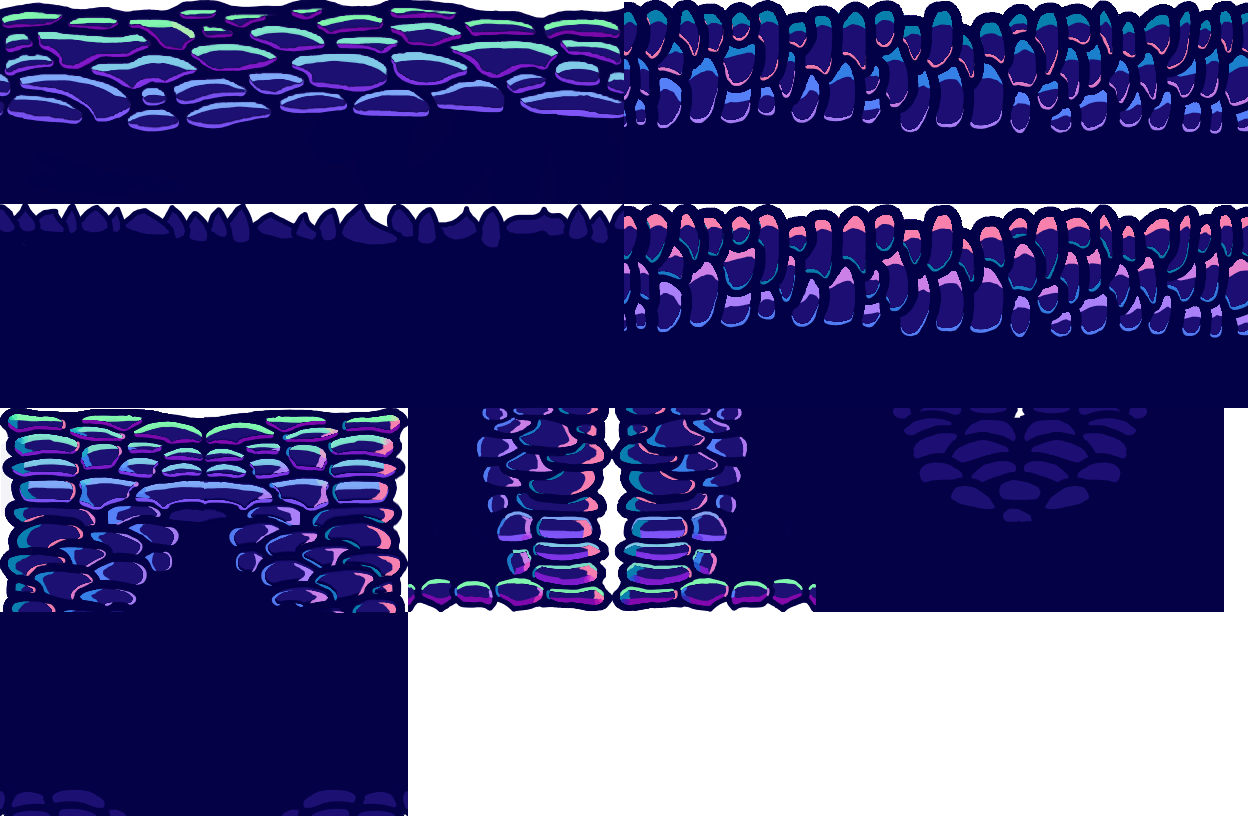
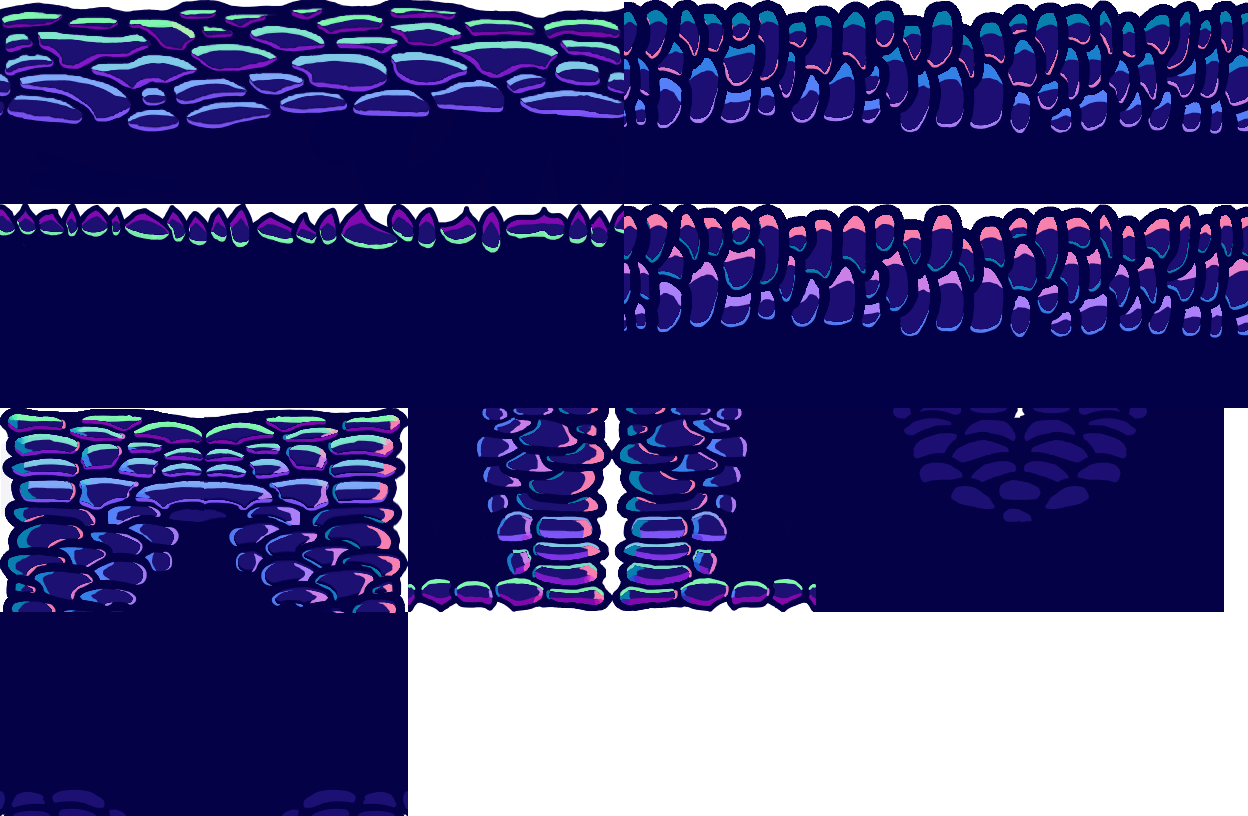
Comparing the layer stacks of the two 1248×816 images. Changes:
added layer "Ceiling normals" in group "Normals group" over [0, 209, 624, 253]
